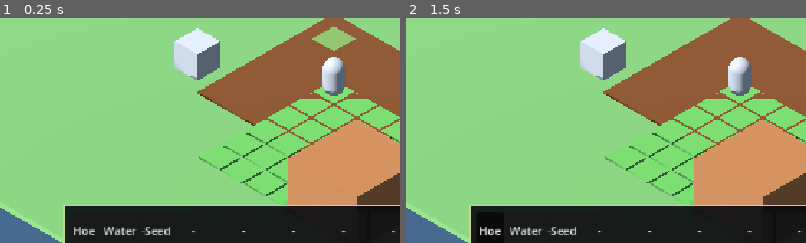
Above: before the commit, frames 1-2 (left to right).
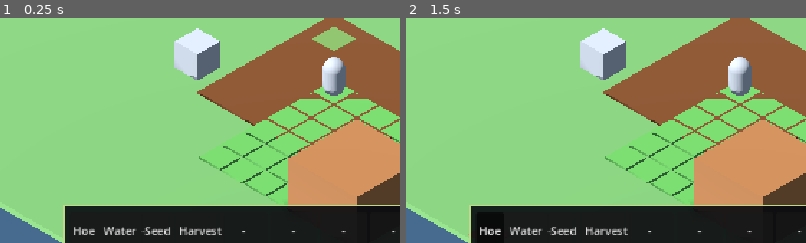
Above: after the commit, the same moments.

Repository: hoangarts1/nongtrai
Game: Godot game, scene res://scenes/main/main.tscn
Two runs of this game, one before a commit and one after it. Both use one fixed random seed, a clock stepped at 60 frames per second and the inputs below.
Inputs:
- Up to frame 1 (0.25 s): no input
- Up to frame 2 (1.5 s): click "Inventory" at 0.5 s; click "-" at 1.25 s
The pictures show only the part of the screen within x 8-58%, y 45-95%; the shares and areas given below are measured in that part.

The runs differ from the first frame. In frame 1, 0.2% of the frame differs, in the area x 45-56%, y 92-97%; in frame 2, 0.2%.

Commit message:
feat: connect harvest to inventory
Co-authored-by: Copilot <223556219+Copilot@users.noreply.github.com>

Diff:
--- a/localization/strings_en.csv
+++ b/localization/strings_en.csv
@@ -26,6 +26,7 @@
 UI_TOOL_HOE,Hoe
 UI_TOOL_WATER,Water
 UI_TOOL_SEED,Seed
+UI_TOOL_HARVEST,Harvest
 UI_INVENTORY_BUTTON_LABEL,Inventory
 UI_HOUSE_NEAR,Near home
 UI_HOUSE_FAR,Far from home
--- a/localization/strings_vi.csv
+++ b/localization/strings_vi.csv
@@ -26,6 +26,7 @@
 UI_TOOL_HOE,Cuốc
 UI_TOOL_WATER,Tưới
 UI_TOOL_SEED,Hạt
+UI_TOOL_HARVEST,Thu hoạch
 UI_INVENTORY_BUTTON_LABEL,Kho đồ
 UI_HOUSE_NEAR,Nhà gần
 UI_HOUSE_FAR,Nhà xa
--- a/scripts/domain/farm_grid_state.gd
+++ b/scripts/domain/farm_grid_state.gd
@@ -95,17 +95,29 @@
 		return false
 	return int(plot.get("growth_days", 0)) >= int(crop_data.get("growth_days"))
 
-func harvest_cell(cell: Vector2i) -> Dictionary:
+func get_harvest_payload(cell: Vector2i) -> Dictionary:
 	if not can_harvest(cell):
-		return {"success": false, "crop_id": &"", "quantity": 0}
+		return {"success": false, "crop_id": &"", "product_item": &"", "quantity": 0}
 	var plot: Dictionary = _plots.get(cell, {})
 	var crop_id: StringName = plot.get("crop_id", &"")
 	var crop_data: Resource = DataRegistry.get_crop(crop_id)
-	var quantity: int = int(crop_data.get("yield_qty"))
+	return {
+		"success": true,
+		"crop_id": crop_id,
+		"product_item": StringName(crop_data.get("product_item")),
+		"quantity": int(crop_data.get("yield_qty"))
+	}
+
+func harvest_cell(cell: Vector2i) -> Dictionary:
+	var payload: Dictionary = get_harvest_payload(cell)
+	if not bool(payload.get("success", false)):
+		return payload
+	var crop_id: StringName = payload.get("crop_id", &"")
+	var quantity: int = int(payload.get("quantity", 0))
 	_plots.erase(cell)
 	plot_changed.emit(cell)
 	Events.crop_harvested.emit(cell, crop_id, quantity, 1)
-	return {"success": true, "crop_id": crop_id, "quantity": quantity}
+	return payload
 
 func serialize() -> Dictionary:
 	var entries: Array[Dictionary] = []
--- a/scripts/domain/inventory_state.gd
+++ b/scripts/domain/inventory_state.gd
@@ -42,6 +42,20 @@
 		item_added.emit(item_id, added_total)
 		Events.item_added.emit(item_id, added_total)
 	return added_total
+
+func can_add_item(item_id: StringName, quantity: int) -> bool:
+	if quantity <= 0 or DataRegistry.get_item(item_id) == null:
+		return false
+	var item_data: Resource = DataRegistry.get_item(item_id)
+	var remaining: int = quantity
+	for slot: Dictionary in _slots:
+		if slot["item_id"] == item_id:
+			remaining -= mini(remaining, int(item_data.get("max_stack")) - int(slot["quantity"]))
+	if remaining <= 0:
+		return true
+	var free_slots: int = capacity - _slots.size()
+	var stack_max: int = int(item_data.get("max_stack"))
+	return free_slots >= ceili(float(remaining) / float(stack_max))
 
 func remove_item(item_id: StringName, quantity: int) -> bool:
 	if quantity <= 0 or not has_item(item_id, quantity):
--- a/scripts/domain/tool_action.gd
+++ b/scripts/domain/tool_action.gd
@@ -23,5 +23,7 @@
 			return farm_state.water_cell(cell)
 		&"seed":
 			return farm_state.plant_crop(cell, crop_id)
+		&"harvest":
+			return farm_state.can_harvest(cell)
 		_:
 			return false
--- a/scripts/view/main.gd
+++ b/scripts/view/main.gd
@@ -24,6 +24,7 @@
 	hotbar_panel.register_tool(&"hoe", tr("UI_TOOL_HOE"), func() -> void: tool_controller.select_tool(&"hoe"))
 	hotbar_panel.register_tool(&"watering_can", tr("UI_TOOL_WATER"), func() -> void: tool_controller.select_tool(&"watering_can"))
 	hotbar_panel.register_tool(&"seed", tr("UI_TOOL_SEED"), tool_controller.select_seed)
+	hotbar_panel.register_tool(&"harvest", tr("UI_TOOL_HARVEST"), func() -> void: tool_controller.select_tool(&"harvest"))
 	debug_menu.configure_inventory(inventory)
 	var _inventory_button: Button = hud_button_bar.register_button(
 		&"inventory",
--- a/scripts/view/tool_action_controller.gd
+++ b/scripts/view/tool_action_controller.gd
@@ -65,6 +65,9 @@
 	_use_selected_tool()
 
 func _use_selected_tool() -> void:
+	if _selected_tool == &"harvest":
+		_harvest_selected_crop()
+		return
 	var crop_id: StringName = _selected_crop
 	if _selected_tool == &"seed":
 		if not _inventory.has_item(&"turnip_seed", 1):
@@ -75,6 +78,18 @@
 		return
 	ToolAction.apply(_selected_tool, _farm_state, _hovered_cell, &"")
 
+func _harvest_selected_crop() -> void:
+	var payload: Dictionary = _farm_state.get_harvest_payload(_hovered_cell)
+	if not bool(payload.get("success", false)):
+		return
+	var product_item: StringName = payload.get("product_item", &"")
+	var quantity: int = int(payload.get("quantity", 0))
+	if not _inventory.can_add_item(product_item, quantity):
+		return
+	var result: Dictionary = _farm_state.harvest_cell(_hovered_cell)
+	if bool(result.get("success", false)):
+		_inventory.add_item(product_item, quantity)
+
 func _reach_for_selected_tool() -> int:
 	var tool_id: StringName = &"hoe" if _selected_tool == &"hoe" else &"watering_can"
 	var tool_data: Resource = DataRegistry.get_tool(tool_id)
--- /dev/null
+++ b/tests/unit/test_harvest.gd
@@ -0,0 +1,32 @@
+extends GutTest
+
+func test_harvest_preview_and_inventory_capacity_prevent_loss() -> void:
+	var farm: FarmGridState = preload("res://scripts/domain/farm_grid_state.gd").new()
+	var inventory: InventoryState = preload("res://scripts/domain/inventory_state.gd").new(1)
+	var cell: Vector2i = Vector2i(0, 0)
+	assert_true(farm.till_cell(cell))
+	assert_true(farm.plant_crop(cell, &"turnip"))
+	assert_true(farm.water_cell(cell))
+	farm.advance_day()
+	assert_true(farm.water_cell(cell))
+	farm.advance_day()
+	var payload: Dictionary = farm.get_harvest_payload(cell)
+	assert_true(bool(payload.get("success", false)))
+	assert_true(inventory.can_add_item(&"turnip", 1))
+	assert_true(farm.harvest_cell(cell).get("success", false))
+	assert_eq(inventory.add_item(&"turnip", 1), 1)
+	assert_false(farm.can_harvest(cell))
+
+func test_full_inventory_keeps_mature_crop() -> void:
+	var farm: FarmGridState = preload("res://scripts/domain/farm_grid_state.gd").new()
+	var inventory: InventoryState = preload("res://scripts/domain/inventory_state.gd").new(1)
+	inventory.add_item(&"turnip", 20)
+	var cell: Vector2i = Vector2i(1, 1)
+	farm.till_cell(cell)
+	farm.plant_crop(cell, &"turnip")
+	farm.water_cell(cell)
+	farm.advance_day()
+	farm.water_cell(cell)
+	farm.advance_day()
+	assert_false(inventory.can_add_item(&"turnip", 1))
+	assert_true(farm.can_harvest(cell))
--- a/tools/validate_data.gd
+++ b/tools/validate_data.gd
@@ -23,7 +23,8 @@
 	"UI_SLEEP_PENDING",
 	"UI_TOOL_HOE",
 	"UI_TOOL_WATER",
-	"UI_TOOL_SEED"
+	"UI_TOOL_SEED",
+	"UI_TOOL_HARVEST"
 ]
 
 func _init() -> void:
Not shown, changed: docs/API_INDEX.md
Not shown, changed: docs/PROGRESS.md
